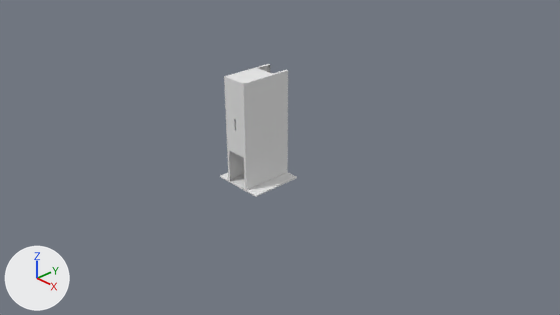
One commit to the Blender file UnrealEngine4Rotations/Wall_Tower.blend: the scene before it, then after it.
Camera for both pictures: the file's camera 'Camera'. The axes (+X, +Y, +Z) are drawn at lower left. The lights are the same throughout.

The first picture shows 'Wall_Tower'.
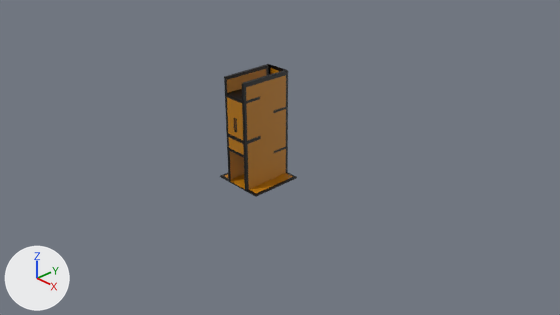
Commit message: Updated Wall Tower

What differs and where, as boxes (x1, y1, x2, y2) in the pictures (560 x 315 px):
'Wall_Tower', surface changed, reshaped (grey to brown): (220, 64, 297, 197) in both
part 1 of me_cube, built on: before (226, 68, 273, 118); after (224, 69, 286, 140)
part 2 of me_cube, added: after (220, 176, 297, 197)
part 3 of me_cube, surface changed (grey to brown): (221, 64, 296, 195) in both

Patch to the scene script:
```diff
--- a/UnrealEngine4Rotations/Wall_Tower.blend.py
+++ b/UnrealEngine4Rotations/Wall_Tower.blend.py
@@ img_allcolours_png_001 @@
+img_allcolours_png_001 = load_image('AllColours.png.001', '../Textures/AllColours.png', 64, 64, 'sRGB')
@@ mat_material @@
-mat_material = diffuse_material('Material')
-mat_material.base_color = (0.8, 0.8, 0.8)  # white #e7e7e7
+mat_material = principled_material('Material')
+mat_material.texture = img_allcolours_png_001
@@ me_cube @@
 # used by ob_wall_tower; location = (0.0, 0.0, 0.0)
-me_cube.from_pydata(...)  # 338 vertices, 560 faces; spans x -0.5..0.5, y -0.5..0.5, z 0.01..2.01
+me_cube.from_pydata(...)  # 416 vertices, 762 faces; spans x -0.5..0.5, y -0.5..0.5, z 0.01..2.01
+# me_cube part 1: 18 vertices removed from x -0.14..0.14, y -0.5..0.2, z 1.93..2.01; 68 vertices added at x -0.25..0.25, y -0.5..-0.15, z 1.65..1.7
+# me_cube part 2: 27 vertices added at x -0.5..0.5, y -0.5..0.5, z 0.01..0.03
+# me_cube part 3: 360 kept faces spanning x -0.5..0.5, y -0.5..0.5, z 0.01..2.01 get new texture (UV) coordinates
 me_cube.materials.append(mat_material)
```
